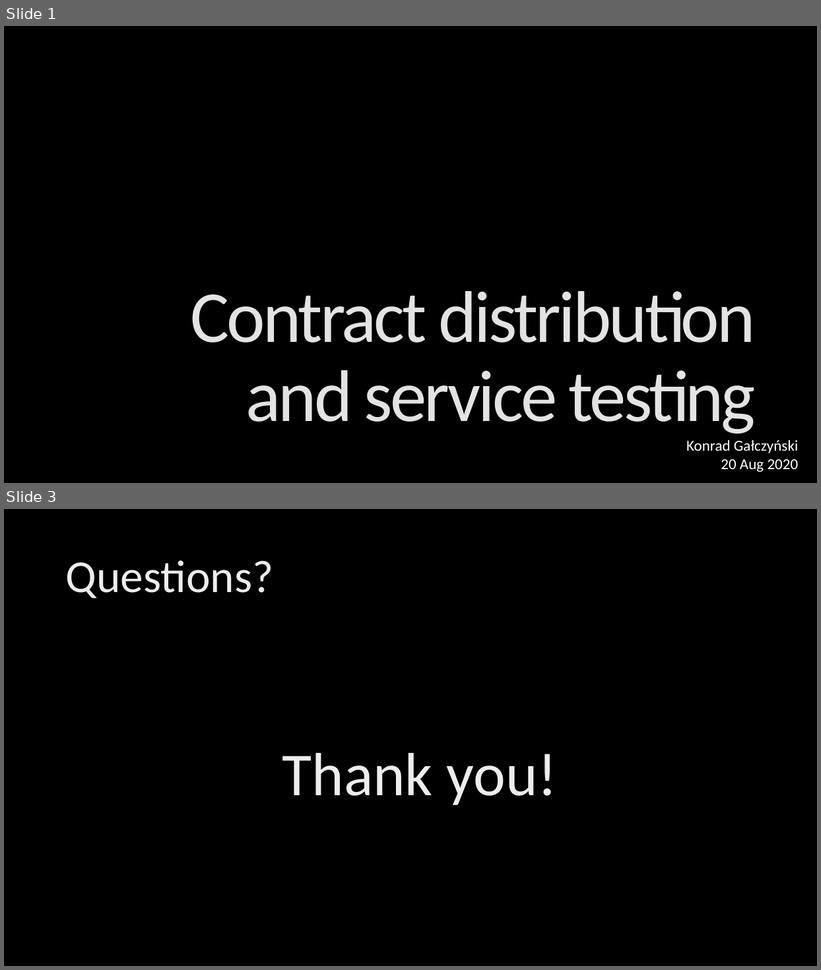
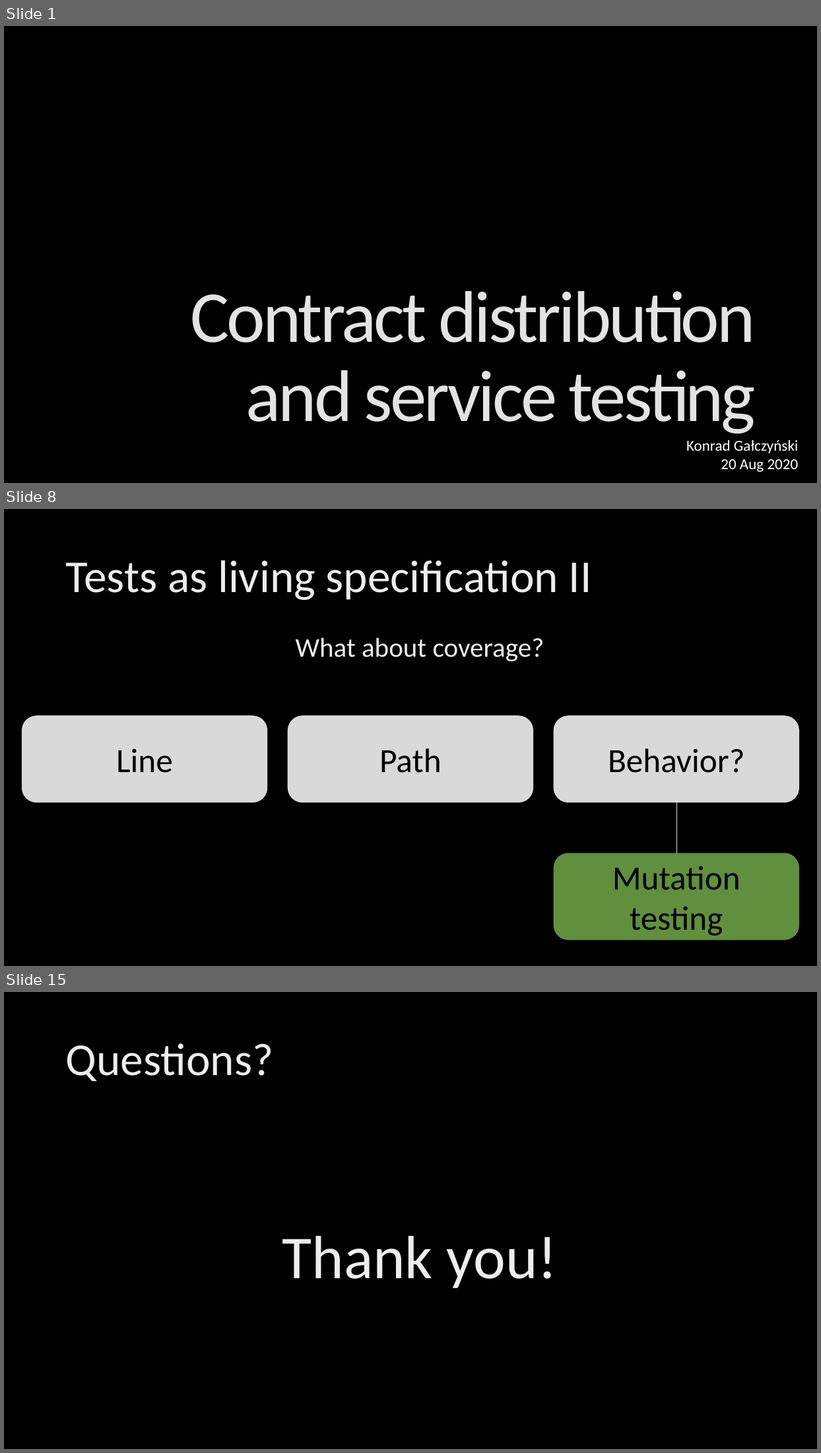
Before and after one commit to KonradGalczynski/Learning, a slide deck: ContractDistribution/ContractDistribution.pptx. Shown one above the other, each under a label of ours: slides 1 and 3 before the commit, slides 1, 8 and 15 after it; the slides between them are not shown. The pictures are 821x970 and 821x1453 pixels, drawn with LibreOffice and Linux fonts; fonts in the diff are those of the drawing; background and template pictures are left out. Boxes give left, top, right and bottom in pixels: in the first picture for what was removed or moved away, otherwise in the second. Text is boxed around its words. In the diff, an @@ line names an element or a change of style, - is before the commit and + after.

```diff
--- a/ContractDistribution/ContractDistribution.pptx
+++ b/ContractDistribution/ContractDistribution.pptx
@@ slide 8 added at bbox=[4, 509, 817, 966], background picture (left out) @@
@@ title added at bbox=[66, 560, 592, 600], 54 pt, text gradient #BFBFBF to #EDEDED to #FFFFFF @@
+Tests as living specification II
@@ text added at bbox=[296, 638, 545, 661], 32 pt, text gradient #BFBFBF to #EDEDED to #FFFFFF @@
+What about coverage?
@@ rounded rectangle added at bbox=[22, 716, 267, 803], fill #D9D9D9, outline #D9D9D9 1 pt, 40 pt, text #000000 @@
+Line
@@ rounded rectangle added at bbox=[288, 716, 533, 803], fill #D9D9D9, outline #D9D9D9 1 pt, 40 pt, text #000000 @@
+Path
@@ rounded rectangle added at bbox=[554, 716, 799, 803], fill #D9D9D9, outline #D9D9D9 1 pt, 40 pt, text #000000 @@
+Behavior?
@@ line added from (677, 803) to (677, 854), #D9D9D9 0.5 pt @@
@@ rounded rectangle added at bbox=[554, 854, 799, 940], fill #608F3D, outline #608F3D 1 pt, 40 pt, text #000000 @@
+Mutation testing
@@ what was slide 3 is now slide 15 @@
```
Also in this commit, not shown: 13 other slides added, 2 slides removed.
